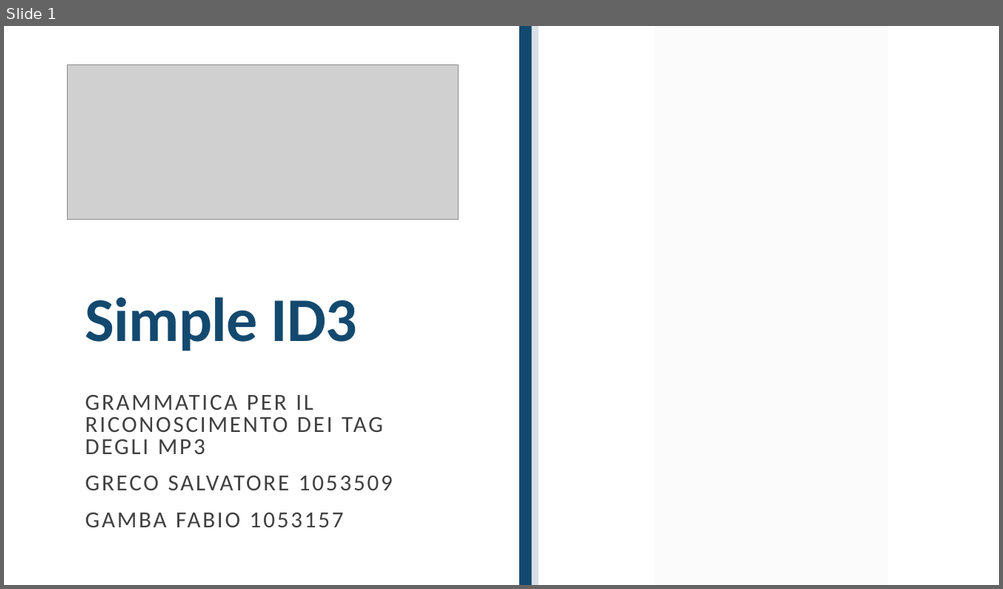
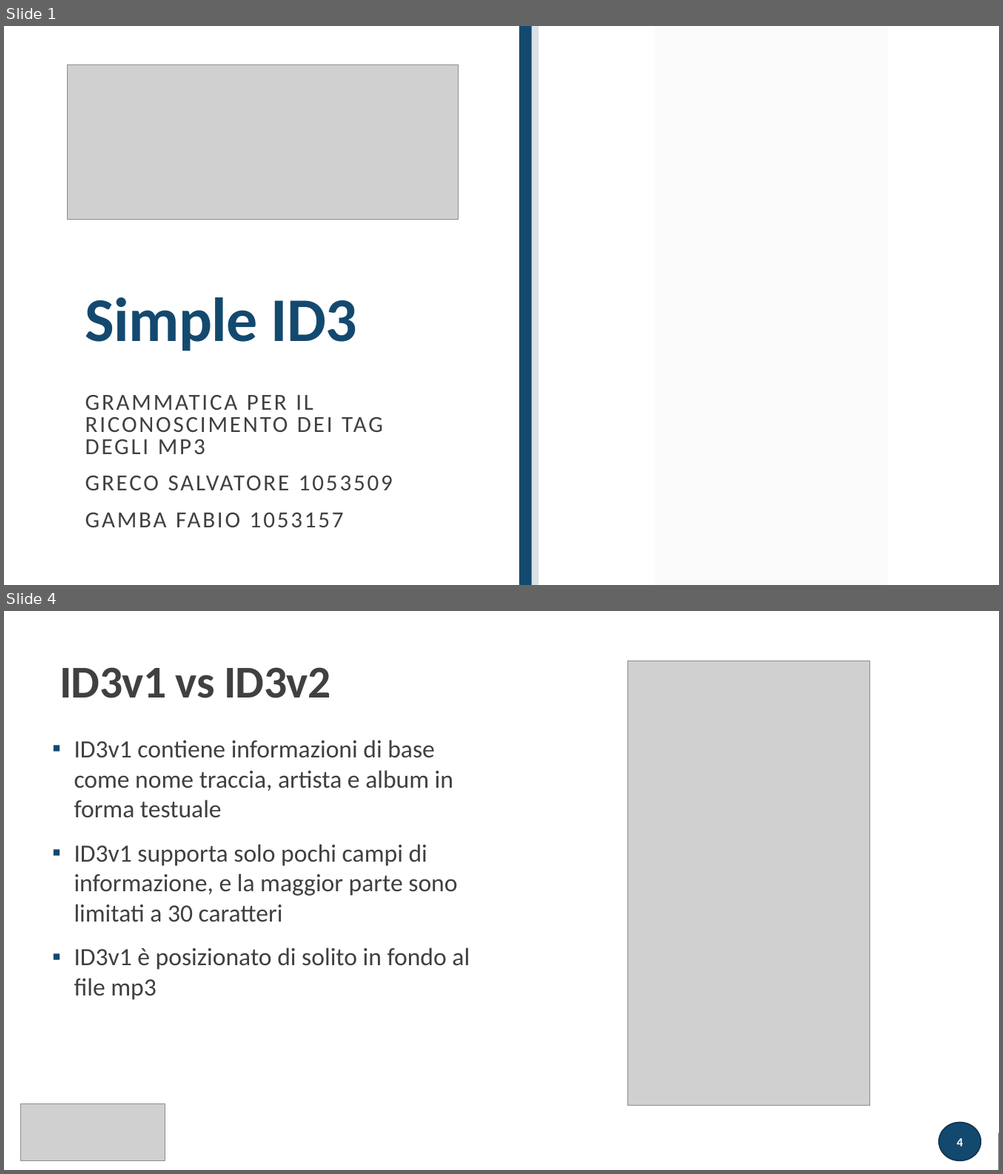
Before and after one commit to atusghen/SimpleID3, a slide deck: presentazione.pptx. Shown one above the other, each under a label of ours: slide 1 before the commit, slides 1 and 4 after it; the slides between them are not shown. The pictures are 1003x589 and 1003x1174 pixels, drawn with LibreOffice and Linux fonts; fonts in the diff are those of the drawing; grey boxes stand for pictures. Boxes give left, top, right and bottom in pixels: in the first picture for what was removed or moved away, otherwise in the second. Text is boxed around its words. In the diff, an @@ line names an element or a change of style, - is before the commit and + after.

```diff
--- a/presentazione.pptx
+++ b/presentazione.pptx
@@ slide 4 added at <box>4,611,999,1170</box>, background #FFFFFF @@
@@ rectangle added at <box>4,611,999,1170</box>, fill #FFFFFF @@
@@ parallelogram added at <box>612,611,845,1170</box>, fill #F2F2F2 at 30% opacity @@
@@ title added at <box>60,667,330,698</box>, 44 pt, text #404040, bold @@
+ID3v1 vs ID3v2
@@ picture added at <box>628,661,871,1105</box> @@
@@ text added at <box>74,740,469,1000</box>, 24 pt, text #404040 @@
+▪ ID3v1 contiene informazioni di base come nome traccia, artista e album in forma testuale
+▪ ID3v1 supporta solo pochi campi di informazione, e la maggior parte sono limitati a 30 caratteri
+▪ ID3v1 è posizionato di solito in fondo al file mp3
@@ line added from (53, 826) to (284, 826), #404040 1 pt @@
@@ rectangle added at <box>53,813,293,851</box>, fill #FFFFFF, outline #FFFFFF 1.25 pt @@
@@ picture added at <box>21,1104,166,1162</box> @@
@@ rectangle added at <box>4,1133,999,1170</box>, fill #262626 @@
@@ page number added at <box>939,1123,981,1161</box>, fill #14496F, outline #0F3652 1.25 pt, 12 pt, text #FFFFFF, bold @@
+4
```
Also in this commit, not shown: 4 slides changed, 5 other slides added, 1 other file.
